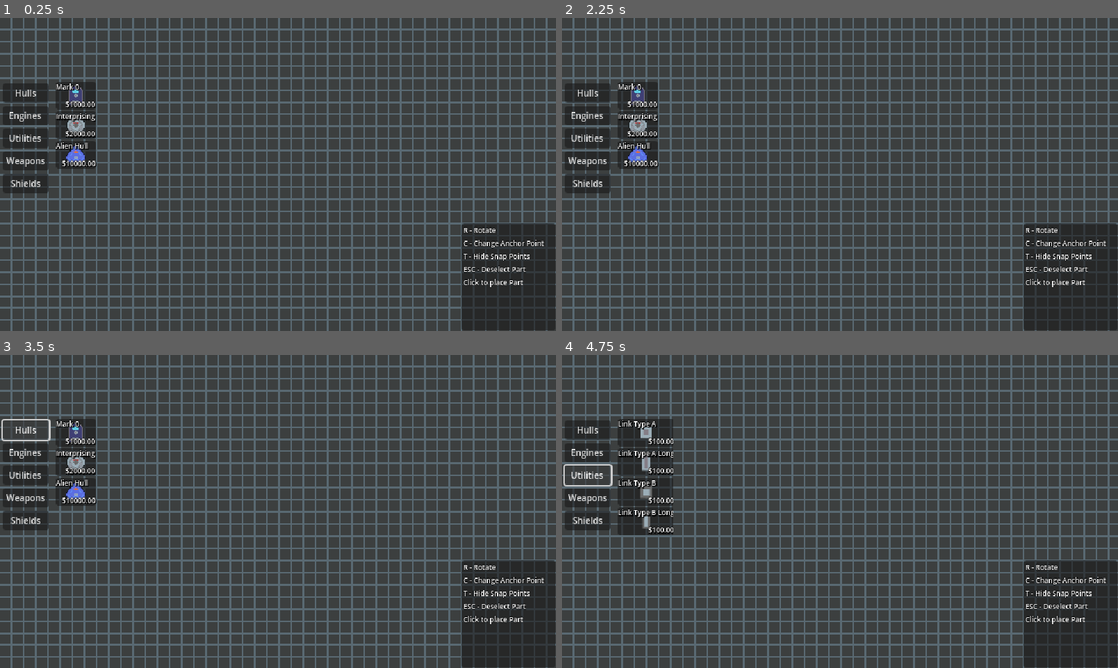
Above: before the commit, frames 1-4 (two rows, left to right).
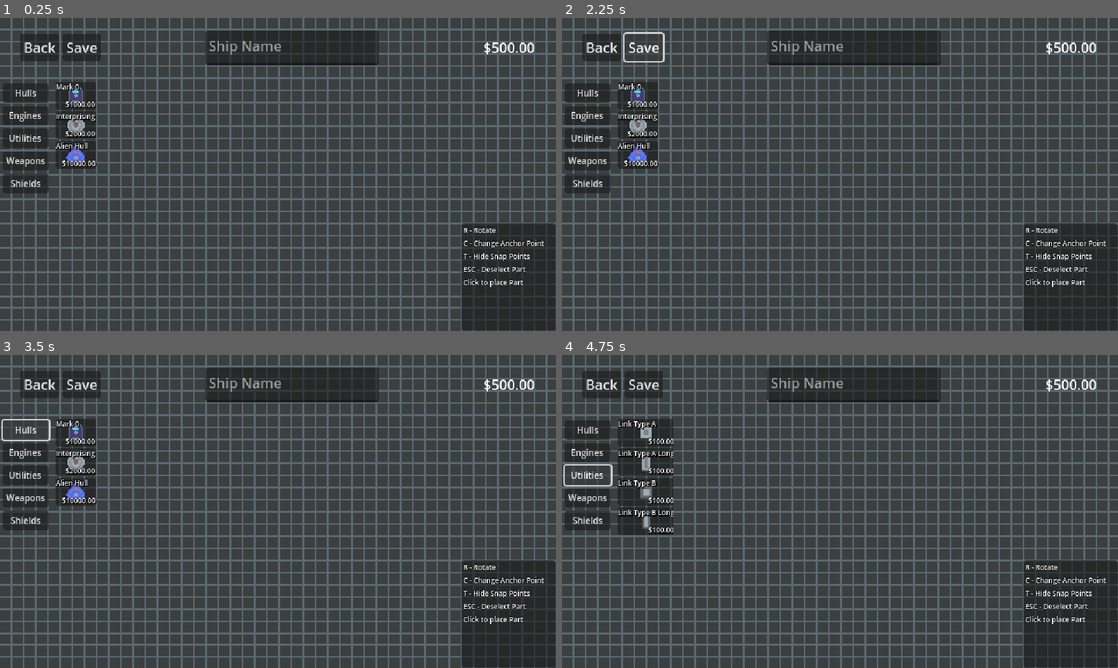
Above: after the commit, the same moments.

Repository: leggy-dav/space-game
Game: Godot game, scene res://ShipBuilderMenu/ship_builder_menu.tscn
Two runs of this game, one before a commit and one after it. Both use one fixed random seed, a clock stepped at 60 frames per second and the inputs below. The project has no main scene, so this scene is started directly. The engine's default icon, where the game draws it, is replaced by a stand-in: a white triangle on a blue panel in a dark square.
Inputs (mouse positions are in pixels of both pictures, inside the frame that each line leads up to):
- Up to frame 1 (0.25 s): no input
- Up to frame 2 (2.25 s): click (600, 46) at 0.5 s, where only the run after the commit has a clickable "Back"; click (645, 171) at 1.25 s, where only the run after the commit has a clickable "Ship Builder"; click (645, 46) at 2 s, where only the run after the commit has a clickable "Save"
- Up to frame 3 (3.5 s): click "Hulls" at 2.75 s
- Up to frame 4 (4.75 s): click "Engines" at 3.5 s; click "Utilities" at 4.25 s

The runs differ from the first frame. In frame 1, 1.8% of the frame differs, in the area x 3-97%, y 4-16%; in frame 2, 1.9%; in frame 3, 1.8%; in frame 4, 1.8%.

Commit message:
setup main menu

Diff:
--- /dev/null
+++ b/Managers/ship_build_manager.gd
@@ -0,0 +1,11 @@
+extends Resource
+
+class_name ShipBuildManager
+
+
+func save_ship_build_menu():
+	print('Save Ship Build Menu Data')
+	pass
+
+func save_player_funds():
+	pass
--- /dev/null
+++ b/Managers/ship_build_manager.tres
@@ -0,0 +1,6 @@
+[gd_resource type="Resource" script_class="ShipBuildManager" load_steps=2 format=3 uid="uid://jkt5incgv6mk"]
+
+[ext_resource type="Script" path="res://Managers/ship_build_manager.gd" id="1_1o4p7"]
+
+[resource]
+script = ExtResource("1_1o4p7")
--- /dev/null
+++ b/Player/built_ships.gd
@@ -0,0 +1,6 @@
+extends Resource
+
+class_name BuiltShips
+
+
+@export var ship_array: Array[ShipData]
--- /dev/null
+++ b/Player/player_data.gd
@@ -0,0 +1,3 @@
+extends Resource
+
+class_name PlayerData
--- /dev/null
+++ b/Player/player_data.tres
@@ -0,0 +1,6 @@
+[gd_resource type="Resource" script_class="PlayerData" load_steps=2 format=3 uid="uid://oslc8s3nqicd"]
+
+[ext_resource type="Script" path="res://Player/player_data.gd" id="1_pux76"]
+
+[resource]
+script = ExtResource("1_pux76")
--- /dev/null
+++ b/Player/ship_data.gd
@@ -0,0 +1,5 @@
+extends Resource
+
+class_name ShipData
+
+@export var name: String = ""
--- /dev/null
+++ b/Player/ship_data.tres
@@ -0,0 +1,7 @@
+[gd_resource type="Resource" script_class="ShipData" load_steps=2 format=3 uid="uid://c2im3p7d1l3mi"]
+
+[ext_resource type="Script" path="res://Player/ship_data.gd" id="1_auwea"]
+
+[resource]
+script = ExtResource("1_auwea")
+name = ""
--- /dev/null
+++ b/Player/test_built_ships.tres
@@ -0,0 +1,20 @@
+[gd_resource type="Resource" script_class="BuiltShips" load_steps=6 format=3 uid="uid://dfoxgmjek4cm5"]
+
+[ext_resource type="Script" path="res://Player/built_ships.gd" id="1_ltmv2"]
+[ext_resource type="Script" path="res://Player/ship_data.gd" id="2_sxa6l"]
+
+[sub_resource type="Resource" id="Resource_quk6q"]
+script = ExtResource("2_sxa6l")
+name = "Kevin"
+
+[sub_resource type="Resource" id="Resource_fx6w2"]
+script = ExtResource("2_sxa6l")
+name = "PeePee"
+
+[sub_resource type="Resource" id="Resource_w033f"]
+script = ExtResource("2_sxa6l")
+name = "Bingo"
+
+[resource]
+script = ExtResource("1_ltmv2")
+ship_array = Array[ExtResource("2_sxa6l")]([SubResource("Resource_quk6q"), SubResource("Resource_fx6w2"), SubResource("Resource_w033f")])
--- /dev/null
+++ b/Scenes/MainMenu.tscn
@@ -0,0 +1,48 @@
+[gd_scene load_steps=3 format=3 uid="uid://biolw4bbgufr6"]
+
+[ext_resource type="Texture2D" uid="uid://2yaaik23rmjo" path="res://Images/Space Game Img 2.png" id="1_brksa"]
+[ext_resource type="Script" path="res://Scenes/main_menu.gd" id="1_tytf2"]
+
+[node name="Main_Menu" type="Node2D"]
+script = ExtResource("1_tytf2")
+
+[node name="BackgroundTexture" type="TextureRect" parent="."]
+offset_right = 40.0
+offset_bottom = 40.0
+texture = ExtResource("1_brksa")
+
+[node name="Control" type="Control" parent="."]
+layout_mode = 3
+anchors_preset = 0
+offset_left = 43.0
+offset_top = 126.0
+offset_right = 224.0
+offset_bottom = 329.0
+
+[node name="MarginContainer" type="MarginContainer" parent="Control"]
+layout_mode = 1
+anchors_preset = 15
+anchor_right = 1.0
+anchor_bottom = 1.0
+grow_horizontal = 2
+grow_vertical = 2
+
+[node name="VBoxContainer" type="VBoxContainer" parent="Control/MarginContainer"]
+layout_mode = 2
+size_flags_horizontal = 0
+
+[node name="Btn-FlyShip" type="Button" parent="Control/MarginContainer/VBoxContainer"]
+layout_mode = 2
+text = "Enter Space"
+
+[node name="Btn-BuildShip" type="Button" parent="Control/MarginContainer/VBoxContainer"]
+layout_mode = 2
+text = "Ship Builder"
+
+[node name="Btn-Quit" type="Button" parent="Control/MarginContainer/VBoxContainer"]
+layout_mode = 2
+text = "Quit"
+
+[connection signal="pressed" from="Control/MarginContainer/VBoxContainer/Btn-FlyShip" to="." method="_on_btn_fly_ship_pressed"]
+[connection signal="pressed" from="Control/MarginContainer/VBoxContainer/Btn-BuildShip" to="." method="_on_btn_build_ship_pressed"]
+[connection signal="pressed" from="Control/MarginContainer/VBoxContainer/Btn-Quit" to="." method="_on_btn_quit_pressed"]
--- /dev/null
+++ b/Scenes/main_menu.gd
@@ -0,0 +1,30 @@
+extends Node2D
+
+# replace with an actual level
+# or level selection menu or something
+#const TEST_MAIN = preload("res://test_main.tscn")
+#const SHIP_BUILDER_MENU = preload("res://ShipBuilderMenu/ship_builder_menu.tscn")
+
+# Called when the node enters the scene tree for the first time.
+func _ready() -> void:
+	pass # Replace with function body.
+
+
+# Called every frame. 'delta' is the elapsed time since the previous frame.
+func _process(delta: float) -> void:
+	pass
+
+
+func _on_btn_fly_ship_pressed() -> void:
+	get_tree().change_scene_to_file("res://test_main.tscn")
+	pass # Replace with function body.
+
+
+func _on_btn_build_ship_pressed() -> void:
+	get_tree().change_scene_to_file("res://ShipBuilderMenu/ship_builder_menu.tscn")
+	pass # Replace with function body.
+
+
+func _on_btn_quit_pressed() -> void:
+	get_tree().quit()
+	pass # Replace with function body.
--- a/ShipBuilderMenu/ship_builder_menu.gd
+++ b/ShipBuilderMenu/ship_builder_menu.gd
@@ -263,3 +263,8 @@
 func unsnap_part():
 	snap_point = null
 	print('Unsap Part!')
+
+
+func _on_btn_exit_pressed() -> void:
+	get_tree().change_scene_to_file("res://Scenes/MainMenu.tscn")
+	pass # Replace with function body.
--- a/ShipBuilderMenu/ship_builder_menu.tscn
+++ b/ShipBuilderMenu/ship_builder_menu.tscn
@@ -6,8 +6,6 @@
 
 [node name="ship_builder_menu" type="Node2D"]
 script = ExtResource("1_u0eiv")
-
-[node name="ShipBuilderManager" type="Node" parent="."]
 
 [node name="Backgound_Texture" type="TextureRect" parent="."]
 offset_right = 640.0
@@ -28,6 +26,52 @@
 offset_bottom = 69.0
 size_flags_horizontal = 0
 size_flags_vertical = 4
+
+[node name="MarginContainer" type="MarginContainer" parent="Menu_Header"]
+custom_minimum_size = Vector2(8, 8)
+layout_mode = 1
+anchors_preset = 15
+anchor_right = 1.0
+anchor_bottom = 1.0
+offset_left = 8.0
+offset_top = 8.0
+offset_right = -8.0
+offset_bottom = -8.0
+grow_horizontal = 2
+grow_vertical = 2
+
+[node name="HBoxContainer" type="HBoxContainer" parent="Menu_Header/MarginContainer"]
+custom_minimum_size = Vector2(50, 0)
+layout_mode = 2
+size_flags_vertical = 4
+theme_override_constants/separation = 120
+alignment = 1
+
+[node name="HBoxContainer" type="HBoxContainer" parent="Menu_Header/MarginContainer/HBoxContainer"]
+layout_mode = 2
+
+[node name="Btn-Exit" type="Button" parent="Menu_Header/MarginContainer/HBoxContainer/HBoxContainer"]
+layout_mode = 2
+size_flags_horizontal = 4
+size_flags_vertical = 4
+text = "Back"
+
+[node name="Btn-Save" type="Button" parent="Menu_Header/MarginContainer/HBoxContainer/HBoxContainer"]
+layout_mode = 2
+size_flags_horizontal = 4
+size_flags_vertical = 4
+text = "Save"
+
+[node name="TextEdit" type="TextEdit" parent="Menu_Header/MarginContainer/HBoxContainer"]
+custom_minimum_size = Vector2(200, 40)
+layout_direction = 1
+layout_mode = 2
+placeholder_text = "Ship Name"
+
+[node name="Label" type="Label" parent="Menu_Header/MarginContainer/HBoxContainer"]
+layout_mode = 2
+text = "$500.00
+"
 
 [node name="Info Window" type="Control" parent="."]
 layout_mode = 3
@@ -68,3 +112,5 @@
 offset_top = 69.0
 offset_right = 517.0
 offset_bottom = 333.0
+
+[connection signal="pressed" from="Menu_Header/MarginContainer/HBoxContainer/HBoxContainer/Btn-Exit" to="." method="_on_btn_exit_pressed"]
Binary file changed: Images/Ship_Parts_00_export.png
Binary file added: Images/Space Game Img 2.png
Not shown, added: Images/Space Game Img 2.png.import
Binary file added: Images/Space Game Img.png
Not shown, added: Images/Space Game Img.png.import
